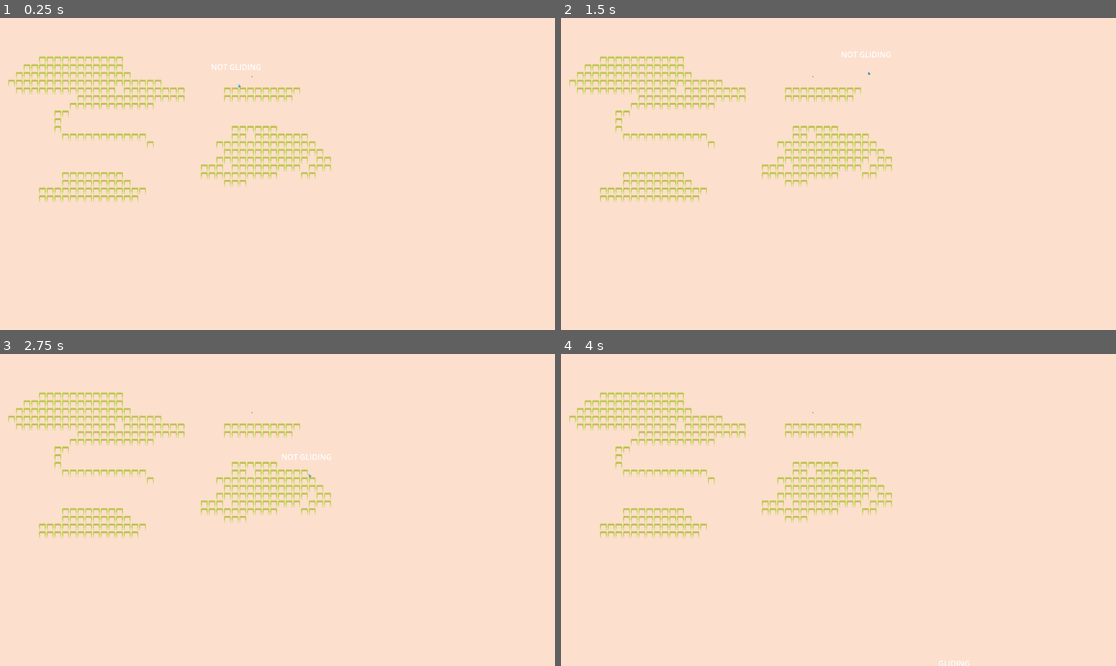
Above: before the commit, frames 1-4 (two rows, left to right).
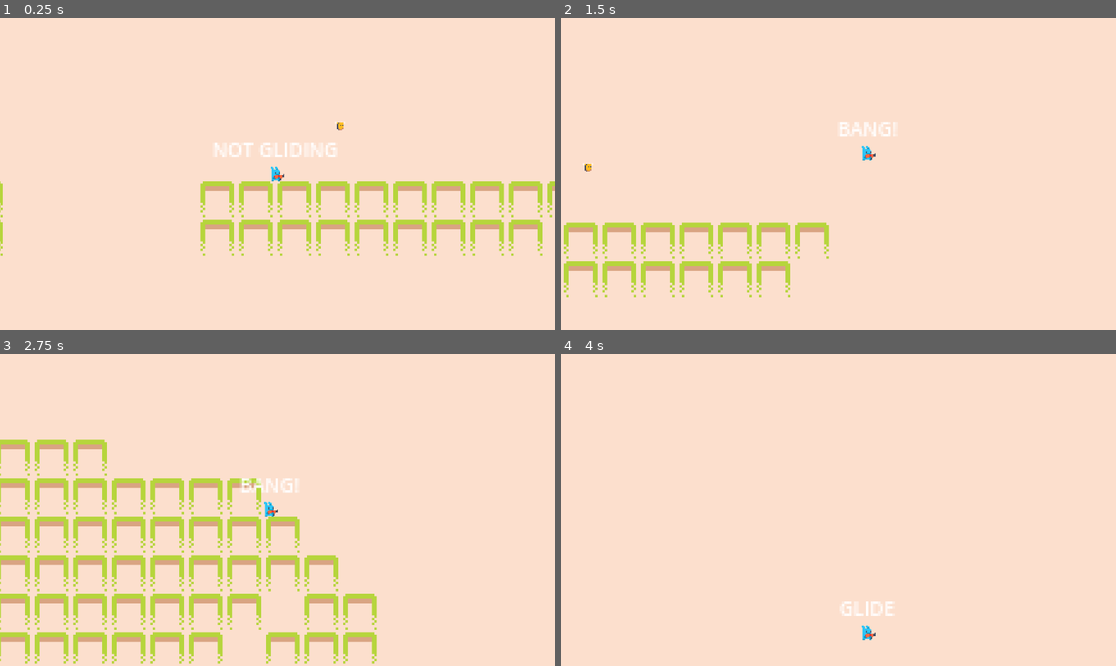
Above: after the commit, the same moments.

Repository: conor-wilson/dr-shrink
Game: Godot game, scene res://scenes/main.tscn
The game is run twice, just before and just after one commit, with the same random seed, the same clock (stepped at 60 frames per second) and the same inputs.
Inputs:
- Up to frame 1 (0.25 s): no input
- Up to frame 2 (1.5 s): tap Enter at 0.5 s; hold Shift (Shoot, bound only after the commit) 0.53-1.28 s; hold Right (Right) from 0.53 s (still down); tap Space (Jump) at 0.77, 0.8, 1.07, 1.35 s
- Up to frame 3 (2.75 s): tap Space (Jump) at 1.52, 1.82, 2.3 s; tap Shift (Shoot, bound only after the commit) at 1.55 s; release Right (Right) at 2.03 s; hold Left (Left) from 2.03 s (still down); hold Shift (Shoot, bound only after the commit) from 2.03 s (still down)
- Up to frame 4 (4 s): release Left (Left) at 2.78 s; release Shift (Shoot, bound only after the commit) at 2.78 s; hold Right (Right) from 2.78 s (still down); tap Shift (Shoot, bound only after the commit) at 2.85 s; tap Space (Jump) at 3.02, 3.32 s; hold Space (Jump) from 3.53 s (still down)

The runs differ from the first frame. In frame 1, 10% of the frame differs, in the area x 0-100%, y 12-77%; in frame 2, 8.3%; in frame 3, 17%, in the area x 0-68%, y 12-100%; in frame 4, 4.4%.

Commit message:
Added non-functioning shoot ability to player

Diff:
--- a/shrinker/shrinker/project.godot
+++ b/shrinker/shrinker/project.godot
@@ -46,7 +46,7 @@
 "events": [Object(InputEventKey,"resource_local_to_scene":false,"resource_name":"","device":-1,"window_id":0,"alt_press …(191 unchanged characters)…
 ]
 }
-Glide={
+Shoot={
 "deadzone": 0.5,
 "events": [Object(InputEventKey,"resource_local_to_scene":false,"resource_name":"","device":-1,"window_id":0,"alt_press …(195 unchanged characters)…
 ]
--- a/shrinker/shrinker/scenes/entities/player.gd
+++ b/shrinker/shrinker/scenes/entities/player.gd
@@ -1,14 +1,20 @@
 extends CharacterBody2D
 
-@export var walk_speed         : float = 300.0
-@export var jump_speed         : float = 600.0
-@export var gravity_multiplier : float = 1.0
-@export var glide_effect       : float = 0.5
+signal glide
+signal shoot
+
+@export var walk_speed         := 300.0
+@export var jump_speed         := 600.0
+@export var gravity_multiplier := 1.0
+@export var glide_effect       := 0.5
+
+var direction_x := 0.0
 
 func _physics_process(delta: float) -> void:
 	apply_gravity(delta)
 	handle_jump()
 	handle_movement()
+	handle_shoot()
 	move_and_slide()
 
 func apply_gravity(delta: float):
@@ -16,17 +22,16 @@
 		var vel_due_to_gravity:Vector2 = get_gravity() * gravity_multiplier * delta
 		if velocity.y > 0 && Input.is_action_pressed("Jump"):
 			vel_due_to_gravity *= glide_effect
-			$Label.text = "GLIDING"
-		else:
-			$Label.text = "NOT GLIDING"
+			glide.emit()
 
 		velocity += vel_due_to_gravity
-	else:
-		$Label.text = "NOT GLIDING"
+
 
 func handle_jump():
 	if Input.is_action_just_pressed("Jump") and is_on_floor():
 		velocity.y = -jump_speed
+
+# TODO: Create a handle_input() function
 
 func handle_movement():
 	var direction := Input.get_axis("Left", "Right")
@@ -34,3 +39,15 @@
 		velocity.x = direction * walk_speed
 	else:
 		velocity.x = move_toward(velocity.x, 0, walk_speed)
+
+func handle_shoot():
+	if Input.is_action_pressed("Shoot"):
+		shoot.emit()
+
+
+func _on_glide() -> void:
+	$Label.text = "GLIDE"
+
+
+func _on_shoot() -> void:
+	$Label.text = "BANG!"
--- a/shrinker/shrinker/scenes/entities/player.tscn
+++ b/shrinker/shrinker/scenes/entities/player.tscn
@@ -6,6 +6,9 @@
 [sub_resource type="CapsuleShape2D" id="CapsuleShape2D_0qok2"]
 radius = 2.0
 height = 6.0
+
+[sub_resource type="LabelSettings" id="LabelSettings_dqv0m"]
+font_size = 8
 
 [node name="Player" type="CharacterBody2D"]
 script = ExtResource("1_p3vp5")
@@ -20,9 +23,18 @@
 shape = SubResource("CapsuleShape2D_0qok2")
 
 [node name="Label" type="Label" parent="."]
-offset_left = -59.0
-offset_top = -51.0
-offset_right = 46.0
-offset_bottom = -28.0
+offset_left = -27.0
+offset_top = -16.0
+offset_right = 26.0
+offset_bottom = -4.0
 text = "NOT GLIDING"
+label_settings = SubResource("LabelSettings_dqv0m")
 horizontal_alignment = 1
+
+[node name="Camera2D" type="Camera2D" parent="."]
+zoom = Vector2(5, 5)
+position_smoothing_enabled = true
+position_smoothing_speed = 10.0
+
+[connection signal="glide" from="." to="." method="_on_glide"]
+[connection signal="shoot" from="." to="." method="_on_shoot"]
Not shown: 1 places in shrinker/shrinker/scenes/entities/player.tscn that only renumber resources
